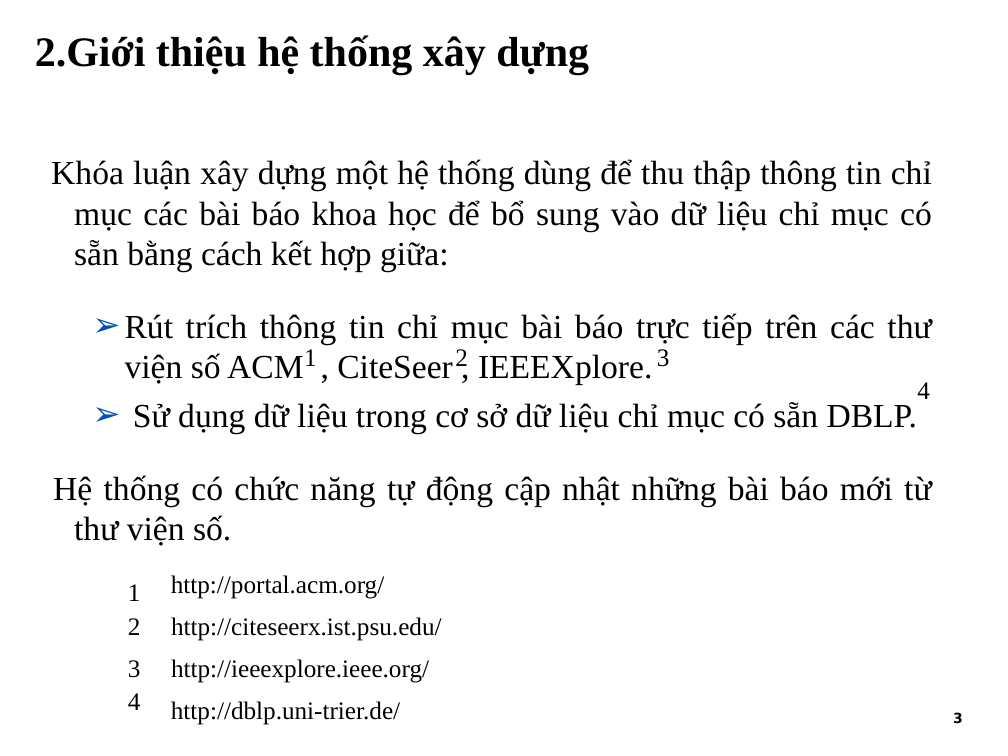
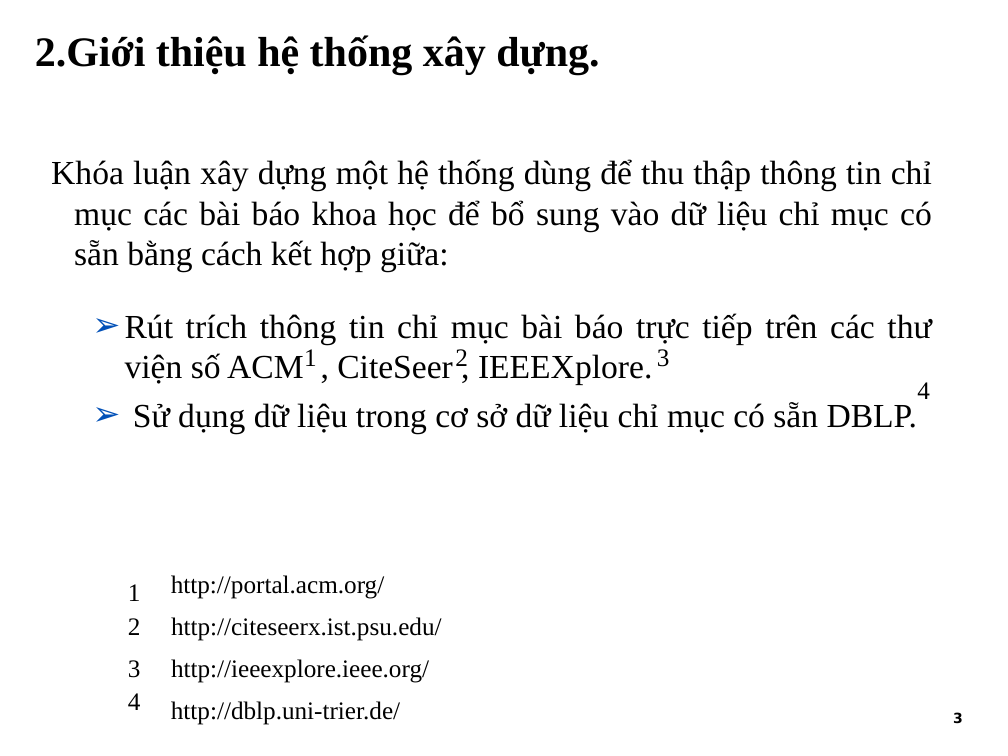
Before and after one commit to tiendv/detaitotnghiep, a slide deck: slide 4 of Report/Slide Baove/Final_slide.ppt. Drawn at 1008x756 pixels with LibreOffice and Linux fonts; fonts in the diff are those of the drawing; background and template pictures are left out. Boxes give left, top, right and bottom in pixels: in the first picture for what was removed or moved away, otherwise in the second. Text is boxed around its words. In the diff, an @@ line names an element or a change of style, - is before the commit and + after.

```diff
--- a/Report/Slide Baove/Final_slide.ppt
+++ b/Report/Slide Baove/Final_slide.ppt
@@ title at [35,35,599,74]: text changed @@
-2.Giới thiệu hệ thống xây dựng
+2.Giới thiệu hệ thống xây dựng.
@@ text at [53,475,931,546]: paragraph removed @@
-Hệ thống có chức năng tự động cập nhật những bài báo mới từ thư viện số.
```
Also in this commit, not shown: 3 other slides changed.
